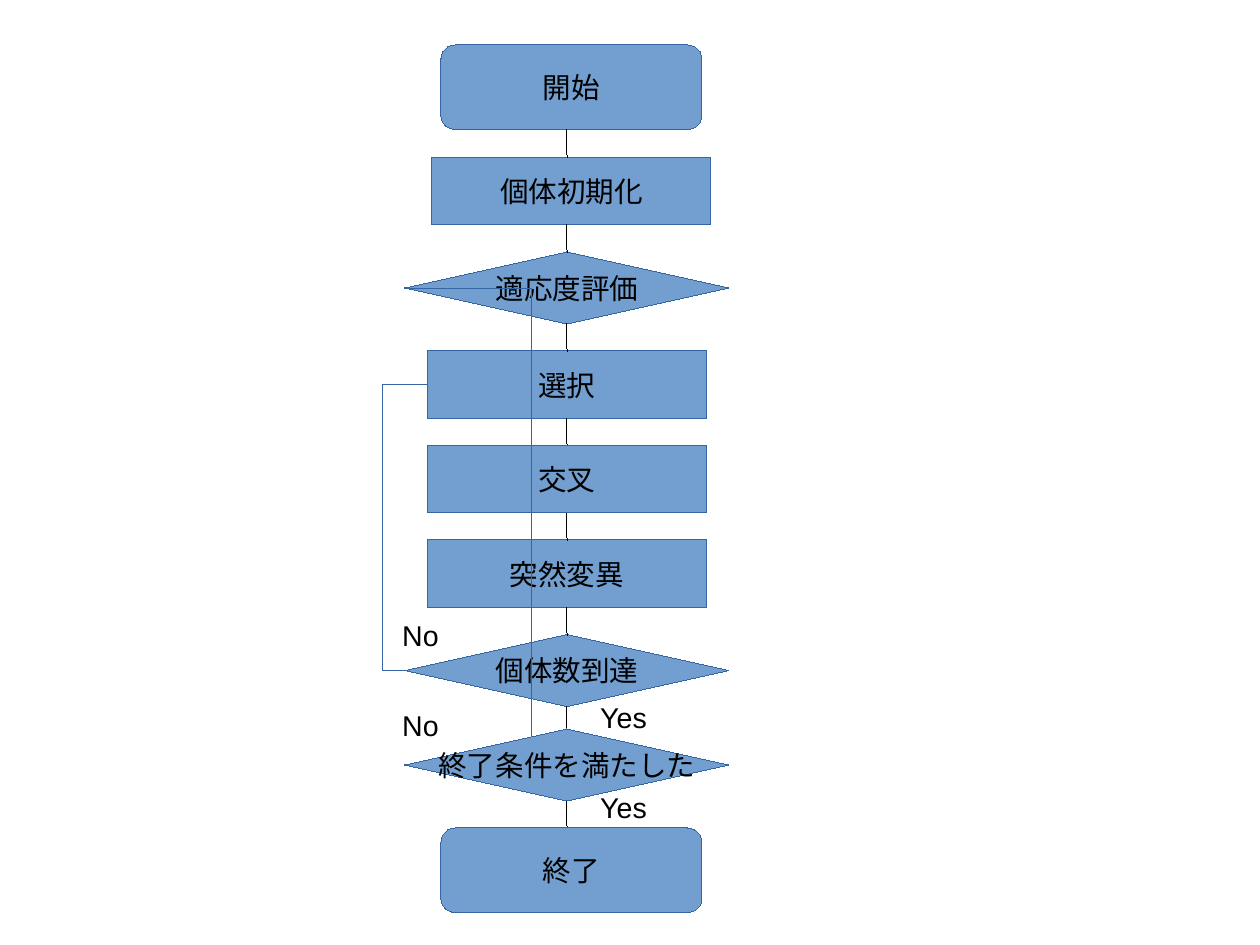
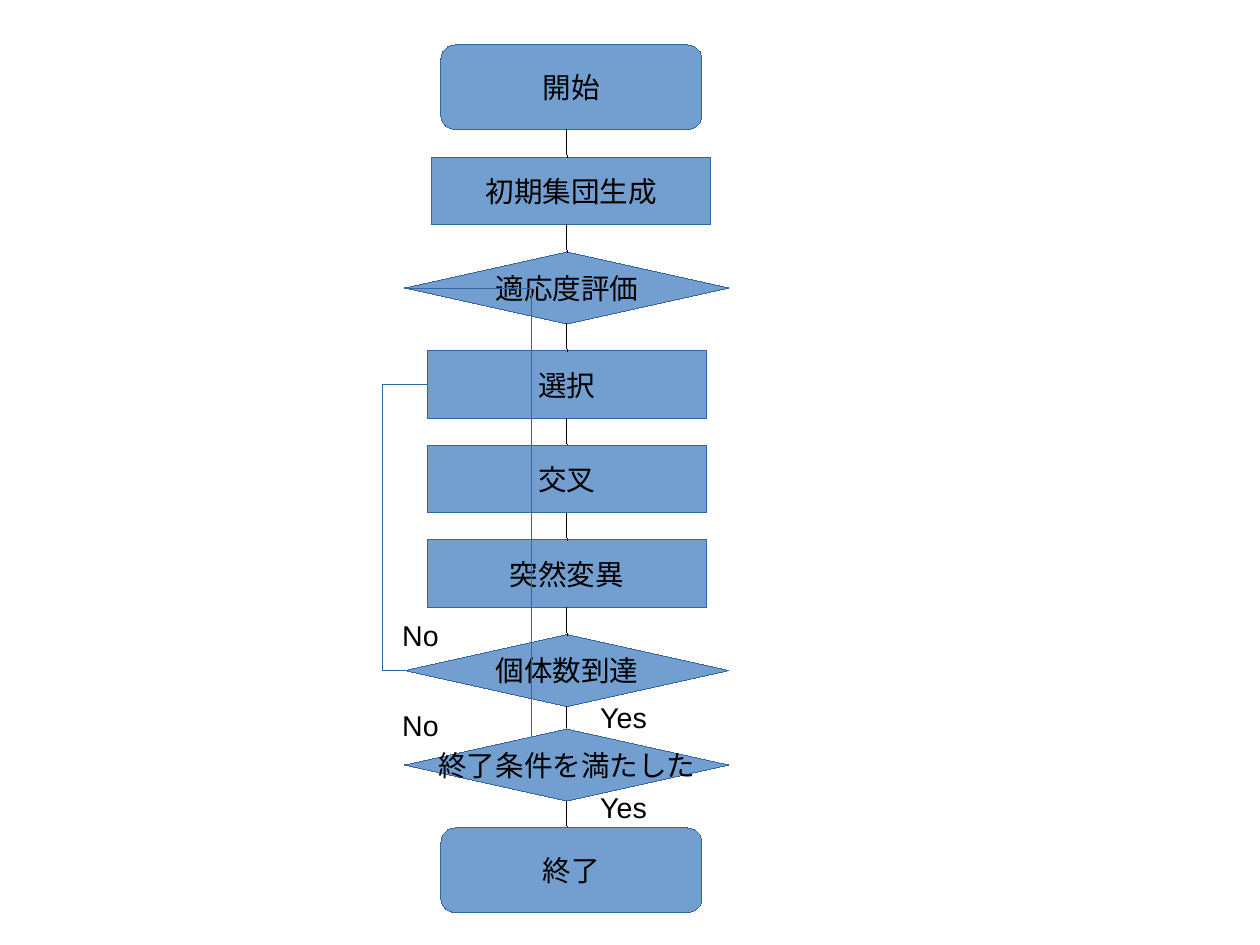
Before and after one commit to BiggieBoo18/GeneticAlgorithm, a slide deck: slide 2 of ga.odp. Drawn at 1260x945 pixels with LibreOffice and Linux fonts; fonts in the diff are those of the drawing. Boxes give left, top, right and bottom in pixels: in the first picture for what was removed or moved away, otherwise in the second. Text is boxed around its words. In the diff, an @@ line names an element or a change of style, - is before the commit and + after.

```diff
--- a/ga.odp
+++ b/ga.odp
@@ text in rectangle at [486, 178, 657, 205]: text changed @@
-個体初期化
+初期集団生成
```
Also in this commit, not shown: 6 slides added, 2 slides removed, 19 other files.
